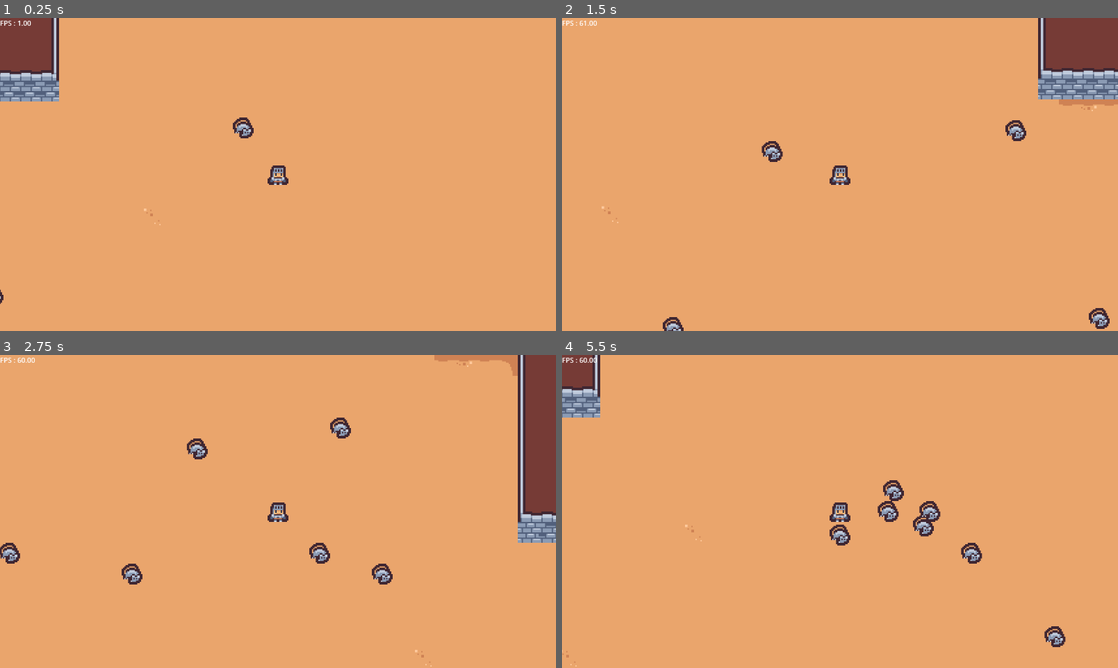
Above: before the commit, frames 1-4 (two rows, left to right).
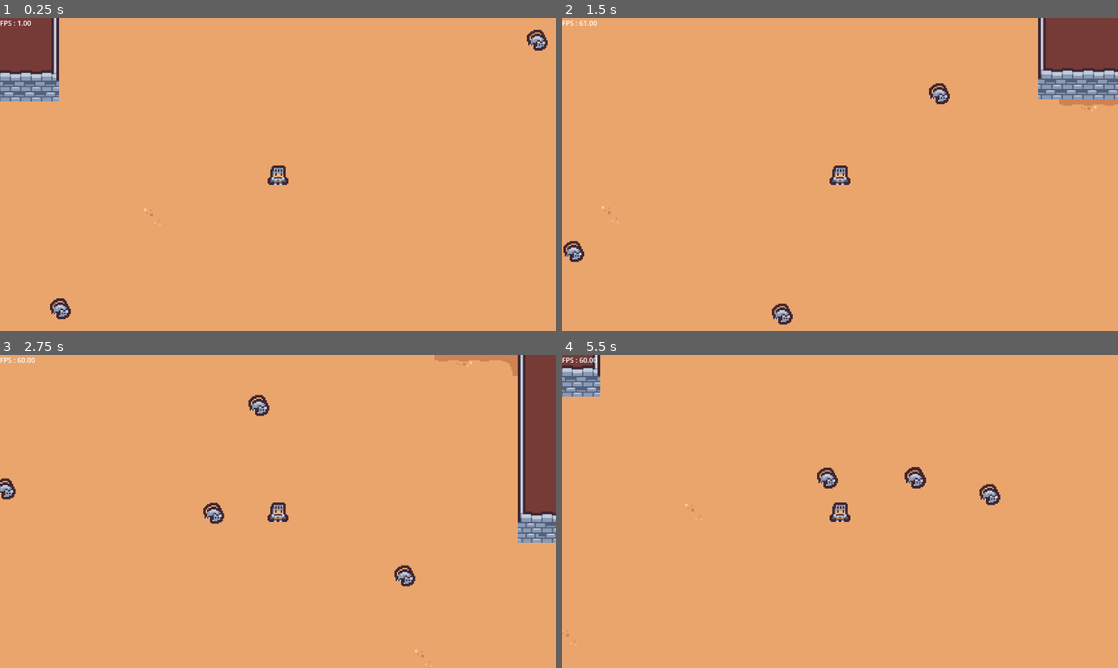
Above: after the commit, the same moments.

Repository: andarms/turn_base_tdb
Game: Godot game, scene res://main.tscn
Two runs of this game, one before a commit and one after it. Both use one fixed random seed, a clock stepped at 60 frames per second and the inputs below.
Inputs:
- Up to frame 1 (0.25 s): no input
- Up to frame 2 (1.5 s): hold Right (right) 0.53-1.28 s; hold Down (down) from 1.28 s (still down)
- Up to frame 3 (2.75 s): release Down (down) at 2.03 s; hold Right (right) from 2.03 s (still down)
- Up to frame 4 (5.5 s): release Right (right) at 2.78 s; hold Up (up) 2.78-3.53 s; hold Left (left) 3.53-5.03 s; hold Down (down) from 5.03 s (still down)

The runs differ from the first frame. In frame 1, 0.6% of the frame differs, in the area x 0-99%, y 3-97%; in frame 2, 1.3%; in frame 3, 1.8%; in frame 4, 2.9%, in the area x 0-91%, y 3-100%.

Commit message:
addeed in ai

Diff:
--- a/main.tscn
+++ b/main.tscn
@@ -20,39 +20,17 @@
 [node name="Camera2D" type="Camera2D" parent="Player"]
 zoom = Vector2(3, 3)
 
-[node name="Enemy" parent="." node_paths=PackedStringArray("map", "player") instance=ExtResource("4_aaqsi")]
-map = NodePath("../TileMap")
-player = NodePath("../Player")
+[node name="Enemy" parent="." instance=ExtResource("4_aaqsi")]
+position = Vector2(-136, 152)
 
-[node name="Enemy2" parent="." node_paths=PackedStringArray("map", "player") instance=ExtResource("4_aaqsi")]
-position = Vector2(336, 0)
-map = NodePath("../TileMap")
-player = NodePath("../Player")
+[node name="Enemy2" parent="." instance=ExtResource("4_aaqsi")]
+position = Vector2(120, 200)
 
-[node name="Enemy3" parent="." node_paths=PackedStringArray("map", "player") instance=ExtResource("4_aaqsi")]
-position = Vector2(-192, 128)
-map = NodePath("../TileMap")
-player = NodePath("../Player")
+[node name="Enemy3" parent="." instance=ExtResource("4_aaqsi")]
+position = Vector2(360, 248)
 
-[node name="Enemy4" parent="." node_paths=PackedStringArray("map", "player") instance=ExtResource("4_aaqsi")]
-position = Vector2(272, 208)
-map = NodePath("../TileMap")
-player = NodePath("../Player")
-
-[node name="Enemy5" parent="." node_paths=PackedStringArray("map", "player") instance=ExtResource("4_aaqsi")]
-position = Vector2(-16, 240)
-map = NodePath("../TileMap")
-player = NodePath("../Player")
-
-[node name="Enemy6" parent="." node_paths=PackedStringArray("map", "player") instance=ExtResource("4_aaqsi")]
-position = Vector2(400, 272)
-map = NodePath("../TileMap")
-player = NodePath("../Player")
-
-[node name="Enemy7" parent="." node_paths=PackedStringArray("map", "player") instance=ExtResource("4_aaqsi")]
-position = Vector2(400, 144)
-map = NodePath("../TileMap")
-player = NodePath("../Player")
+[node name="Enemy4" parent="." instance=ExtResource("4_aaqsi")]
+position = Vector2(248, -72)
 
 [node name="CanvasLayer" type="CanvasLayer" parent="."]
 
--- a/project.godot
+++ b/project.godot
@@ -15,6 +15,10 @@
 run/main_scene="res://main.tscn"
 config/features=PackedStringArray("4.2", "Forward Plus")
 config/icon="res://icon.svg"
+
+[autoload]
+
+WorldState="*res://src/managers/world_state.gd"
 
 [display]
 
--- /dev/null
+++ b/src/ai/actions/attack.gd
@@ -0,0 +1,41 @@
+class_name AttackAction extends Action
+
+@export var animation_player: AnimationPlayer
+@export var animation_name: String
+@export var body: CharacterBody2D
+
+var done = false
+
+
+func _ready() -> void:
+	animation_player.animation_finished.connect(on_animation_finished)
+
+
+func setup(_percents: Dictionary) -> void:
+	animation_player.play(animation_name)
+	done = false
+
+
+func validate_execution() -> bool:
+	return body.global_position.distance_to(WorldState.player_position) <= 16
+
+
+func validate_preconditions(_agent_state: Dictionary) -> bool:
+	return body.global_position.distance_to(WorldState.player_position) <= 16
+
+
+func execute(_delta: float) -> Status:
+	if done:
+		return Status.Succeeded
+	if body.global_position.distance_to(WorldState.player_position) >= 16:
+		return Status.Failed
+	return Status.Running
+
+
+func cleanup() -> void:
+	animation_player.stop()
+	done = false
+
+
+func on_animation_finished(_anim_name: String) -> void:
+	done = true
--- /dev/null
+++ b/src/ai/actions/move_to_tile.gd
@@ -0,0 +1,27 @@
+class_name MoveToTileAction extends Action
+
+@export var direction: Vector2
+@export var body: CharacterBody2D
+@export var speed: float = 50.0
+
+var target: Vector2
+
+
+func setup(_percents: Dictionary) -> void:
+	target = body.position + (direction * 16)
+
+
+func validate_execution() -> bool:
+	return true
+
+
+func validate_preconditions(_agent_state: Dictionary) -> bool:
+	return true
+
+
+func execute(delta: float) -> Status:
+	if body.position.distance_squared_to(target) < 0.5:
+		body.position = target
+		return Status.Succeeded
+	body.position = body.position.move_toward(target, speed * delta)
+	return Status.Running
--- /dev/null
+++ b/src/ai/actions/seek.gd
@@ -0,0 +1,37 @@
+class_name SeekAction extends CompundAction
+
+@export var body: CharacterBody2D
+
+var neighbors: Array[Vector2] = [
+	Vector2(0, 1),
+	Vector2(1, 0),
+	Vector2(0, -1),
+	Vector2(-1, 0),
+	Vector2(1, 1),
+	Vector2(-1, 1),
+	Vector2(1, -1),
+	Vector2(-1, -1),
+]
+
+
+func decompose(_agent_state: Dictionary) -> Array[Action]:
+	var m = MoveToTileAction.new()
+	m.direction = seek()
+	m.body = body
+	return [m]
+
+
+func seek():
+	var weights = neighbors.map(func(n): return heuristic(n))
+	weights.sort_custom(func(a, b): return a.weight < b.weight)
+	var best = weights[0]
+	return best.direction
+
+
+func heuristic(direction: Vector2):
+	var entity_pos = body.position + (direction * 16)
+	var w = (
+		abs(entity_pos.x - WorldState.player_position.x)
+		+ abs(entity_pos.y - WorldState.player_position.y)
+	)
+	return {"weight": w, "direction": direction}
--- /dev/null
+++ b/src/ai/core/nodes/action.gd
@@ -0,0 +1,16 @@
+@icon("../icons/action.png")
+class_name Action extends HTNP
+
+enum Status { Running, Failed, Succeeded }
+
+
+func setup(percents: Dictionary) -> void:
+	pass
+
+
+func execute(_delta: float) -> Status:
+	return Status.Running
+
+
+func cleanup() -> void:
+	pass
--- /dev/null
+++ b/src/ai/core/nodes/agent.gd
@@ -0,0 +1,42 @@
+@icon("../icons/brain.png")
+class_name Agent extends HTNP
+
+var percents: Dictionary = {Percents.FOOD_LOCATION: [Vector2i(20, 15)]}
+# Percents.TARGET: Vector2i(19, 3)
+@export var planner: Planner
+
+var plan: Array[Action] = []
+var current_action: Action = null
+
+
+func _process(delta: float) -> void:
+	if not current_action and plan.is_empty():
+		plan = get_new_plan()
+	if not current_action:
+		current_action = plan.pop_front()
+		current_action.setup(percents)
+	var valid = current_action.validate_preconditions(percents)
+	if not valid:
+		return
+	var status = current_action.execute(delta)
+	match status:
+		Action.Status.Failed:
+			current_action = null
+			plan = []
+		Action.Status.Succeeded:
+			current_action.cleanup()
+			current_action.apply_effects(percents)
+			current_action = null
+		_:
+			return
+
+
+## There are three conditions that will force the planner to find a new plan:
+## 1. The agent finishes or fails the current plan
+## 2. The agent does not have a plan
+## 3. The agent's percents changes via a sensor
+func get_new_plan() -> Array[Action]:
+	print("Creating new plan")
+	var new_plan = planner.decompose(percents.duplicate(true))
+	print("plan = ", new_plan)
+	return new_plan
--- /dev/null
+++ b/src/ai/core/nodes/compound_action.gd
@@ -0,0 +1,67 @@
+@icon("../icons/compound_action.png")
+class_name CompundAction extends HTNP
+
+enum COMPOUND_TYPE { Sequence, Selection }
+
+@export var type: COMPOUND_TYPE = COMPOUND_TYPE.Selection
+
+var _actions: Array[HTNP] = []
+
+
+func _ready() -> void:
+	var children = get_children().filter(func(child_action): return child_action is HTNP)
+	for child_action in children:
+		_actions.append(child_action)
+
+
+func decompose(agent_state: Dictionary) -> Array[Action]:
+	match type:
+		COMPOUND_TYPE.Selection:
+			return decompose_selection(agent_state)
+		COMPOUND_TYPE.Sequence:
+			return decompose_sequence(agent_state)
+		_:
+			return []
+
+
+func decompose_sequence(agent_state: Dictionary) -> Array[Action]:
+	var valid_actions: Array[Action] = []
+	for child_action in _actions:
+		if child_action is Action and validate_action(child_action, agent_state):
+			valid_actions.append(child_action)
+		else:
+			return []
+		if child_action is CompundAction:
+			valid_actions.append_array(child_action.decompose(agent_state))
+	return valid_actions
+
+
+func decompose_selection(agent_state: Dictionary) -> Array[Action]:
+	for child_action in _actions:
+		if child_action is Action and validate_action(child_action, agent_state):
+			return [child_action]
+		if child_action is CompundAction:
+			var result = child_action.decompose(agent_state.duplicate(true))
+			if not result.is_empty():
+				return result
+	return []
+
+
+func validate_action(action: Action, agent_state: Dictionary):
+	var valid = action.validate_execution() and action.validate_preconditions(agent_state)
+	print("validating %s %s" % [action, valid])
+	if valid:
+		action.apply_effects(agent_state)
+	return valid
+
+
+func validate(percents: Dictionary):
+	return self.validate_execution() and self.validate_preconditions(percents)
+
+
+func validate_execution() -> bool:
+	return true
+
+
+func validate_preconditions(_percents) -> bool:
+	return true
--- /dev/null
+++ b/src/ai/core/nodes/goal.gd
@@ -0,0 +1,7 @@
+class_name Goal extends CompundAction
+
+@export var curve: Curve
+
+
+func utility() -> float:
+	return 0
--- /dev/null
+++ b/src/ai/core/nodes/htnp.gd
@@ -0,0 +1,17 @@
+class_name HTNP extends Node
+
+
+## This method is called both in the planning phase and just before executing the action.
+func validate_execution() -> bool:
+	print("This method is meant to be overridden by subclasses")
+	return false
+
+
+func validate_preconditions(agent_state: Dictionary) -> bool:
+	print("This method is meant to be overridden by subclasses")
+	return false
+
+
+func apply_effects(agent_state: Dictionary) -> void:
+	print("This method is meant to be overridden by subclasses")
+	pass
--- /dev/null
+++ b/src/ai/core/nodes/planner.gd
@@ -0,0 +1,4 @@
+@icon("../icons/planner.png")
+class_name Planner extends CompundAction
+
+var percents: Dictionary = {}
--- /dev/null
+++ b/src/ai/core/nodes/sensor.gd
@@ -0,0 +1,7 @@
+class_name Sensor extends Area2D
+
+@export var agent: Agent
+
+
+func _ready() -> void:
+	agent.percents[Percents.TARGET] = Vector2i(0, 0)
--- /dev/null
+++ b/src/ai/core/percents.gd
@@ -0,0 +1,9 @@
+class_name Percents extends Node
+
+## General Percents
+const TARGET = "TARGET"
+
+## Zombie Percents
+
+## Suvivor Percents
+const FOOD_LOCATION = "FOOD_LOCATION"
--- a/src/entities/enemies/enemy.gd
+++ b/src/entities/enemies/enemy.gd
@@ -8,7 +8,7 @@
 var grid: AStarGrid2D
 var is_moving: bool = false
 var target_position: Vector2
-var speed: float = 60
+var speed: float = 30
 var path: Array[Vector2i] = []
 
 
--- a/src/entities/enemies/enemy.tscn
+++ b/src/entities/enemies/enemy.tscn
@@ -1,13 +1,117 @@
-[gd_scene load_steps=4 format=3 uid="uid://do0d53gt66oah"]
+[gd_scene load_steps=10 format=3 uid="uid://do0d53gt66oah"]
 
-[ext_resource type="Script" path="res://src/entities/enemies/enemy.gd" id="1_d8g64"]
 [ext_resource type="Texture2D" uid="uid://cvq2ojfmxa1l7" path="res://assets/tiles/tilematiny_dungeon.png" id="2_g433o"]
+[ext_resource type="Script" path="res://src/ai/core/nodes/agent.gd" id="2_taxf6"]
+[ext_resource type="Script" path="res://src/ai/core/nodes/planner.gd" id="3_6kdgm"]
+[ext_resource type="Script" path="res://src/ai/actions/attack.gd" id="4_qvldq"]
+[ext_resource type="Script" path="res://src/ai/actions/seek.gd" id="5_6mq2c"]
 
 [sub_resource type="RectangleShape2D" id="RectangleShape2D_w0iwi"]
 size = Vector2(16, 16)
 
+[sub_resource type="Animation" id="Animation_tibgg"]
+length = 0.001
+tracks/0/type = "bezier"
+tracks/0/imported = false
+tracks/0/enabled = true
+tracks/0/path = NodePath("Sprite2D:position:x")
+tracks/0/interp = 1
+tracks/0/loop_wrap = true
+tracks/0/keys = {
+"handle_modes": PackedInt32Array(0),
+"points": PackedFloat32Array(0, -0.25, 0, 0.25, 0),
+"times": PackedFloat32Array(0)
+}
+tracks/1/type = "bezier"
+tracks/1/imported = false
+tracks/1/enabled = true
+tracks/1/path = NodePath("Sprite2D:position:y")
+tracks/1/interp = 1
+tracks/1/loop_wrap = true
+tracks/1/keys = {
+"handle_modes": PackedInt32Array(0),
+"points": PackedFloat32Array(0, -0.25, 0, 0.25, 0),
+"times": PackedFloat32Array(0)
+}
+tracks/2/type = "bezier"
+tracks/2/imported = false
+tracks/2/enabled = true
+tracks/2/path = NodePath("Sprite2D:scale:x")
+tracks/2/interp = 1
+tracks/2/loop_wrap = true
+tracks/2/keys = {
+"handle_modes": PackedInt32Array(0),
+"points": PackedFloat32Array(1, -0.25, 0, 0.25, 0),
+"times": PackedFloat32Array(0)
+}
+tracks/3/type = "bezier"
+tracks/3/imported = false
+tracks/3/enabled = true
+tracks/3/path = NodePath("Sprite2D:scale:y")
+tracks/3/interp = 1
+tracks/3/loop_wrap = true
+tracks/3/keys = {
+"handle_modes": PackedInt32Array(0),
+"points": PackedFloat32Array(1, -0.25, 0, 0.25, 0),
+"times": PackedFloat32Array(0)
+}
+
+[sub_resource type="Animation" id="Animation_5javt"]
+resource_name = "attack"
+length = 0.25
+step = 0.01
+tracks/0/type = "bezier"
+tracks/0/imported = false
+tracks/0/enabled = true
+tracks/0/path = NodePath("Sprite2D:position:x")
+tracks/0/interp = 1
+tracks/0/loop_wrap = true
+tracks/0/keys = {
+"handle_modes": PackedInt32Array(0, 0, 0, 0),
+"points": PackedFloat32Array(0, -0.25, 0, 0.25, 0, 0, -0.25, 0, 0.25, 0, 0, -0.25, 0, 0.25, 0, 0, -0.25, 0, 0.25, 0),
+"times": PackedFloat32Array(0, 0.02, 0.21, 0.25)
+}
+tracks/1/type = "bezier"
+tracks/1/imported = false
+tracks/1/enabled = true
+tracks/1/path = NodePath("Sprite2D:position:y")
+tracks/1/interp = 1
+tracks/1/loop_wrap = true
+tracks/1/keys = {
+"handle_modes": PackedInt32Array(0, 0, 0, 0),
+"points": PackedFloat32Array(0, -0.25, 0, 0.25, 0, -6, -0.25, 0, 0.25, 0, 4, -0.25, 0, 0.25, 0, 0, -0.25, 0, 0.25, 0),
+"times": PackedFloat32Array(0, 0.02, 0.21, 0.25)
+}
+tracks/2/type = "bezier"
+tracks/2/imported = false
+tracks/2/enabled = true
+tracks/2/path = NodePath("Sprite2D:scale:x")
+tracks/2/interp = 1
+tracks/2/loop_wrap = true
+tracks/2/keys = {
+"handle_modes": PackedInt32Array(0, 0, 0, 0),
+"points": PackedFloat32Array(1, -0.25, 0, 0.25, 0, 0.732962, -0.25, 0, 0.25, 0, 1.1, -0.25, 0, 0.25, 0, 1, -0.25, 0, 0.25, 0),
+"times": PackedFloat32Array(0, 0.02, 0.21, 0.25)
+}
+tracks/3/type = "bezier"
+tracks/3/imported = false
+tracks/3/enabled = true
+tracks/3/path = NodePath("Sprite2D:scale:y")
+tracks/3/interp = 1
+tracks/3/loop_wrap = true
+tracks/3/keys = {
+"handle_modes": PackedInt32Array(0, 0, 0, 0),
+"points": PackedFloat32Array(1, -0.25, 0, 0.25, 0, 0.769039, -0.25, 0, 0.25, 0, 1.1, -0.25, 0, 0.25, 0, 1, -0.25, 0, 0.25, 0),
+"times": PackedFloat32Array(0, 0.02, 0.21, 0.25)
+}
+
+[sub_resource type="AnimationLibrary" id="AnimationLibrary_idqwp"]
+_data = {
+"RESET": SubResource("Animation_tibgg"),
+"attack": SubResource("Animation_5javt")
+}
+
 [node name="Enemy" type="CharacterBody2D" groups=["enemies"]]
-script = ExtResource("1_d8g64")
 
 [node name="Sprite2D" type="Sprite2D" parent="."]
 texture = ExtResource("2_g433o")
@@ -19,3 +123,25 @@
 
 [node name="RayCast2D" type="RayCast2D" parent="."]
 target_position = Vector2(0, 16)
+
+[node name="AnimationPlayer" type="AnimationPlayer" parent="."]
+libraries = {
+"": SubResource("AnimationLibrary_idqwp")
+}
+
+[node name="Agent" type="Node" parent="." node_paths=PackedStringArray("planner")]
+script = ExtResource("2_taxf6")
+planner = NodePath("../Planner")
+
+[node name="Planner" type="Node" parent="."]
+script = ExtResource("3_6kdgm")
+
+[node name="AttackAction" type="Node" parent="Planner" node_paths=PackedStringArray("animation_player", "body")]
+script = ExtResource("4_qvldq")
+animation_player = NodePath("../../AnimationPlayer")
+animation_name = "attack"
+body = NodePath("../..")
+
+[node name="SeekAction" type="Node" parent="Planner" node_paths=PackedStringArray("body")]
+script = ExtResource("5_6mq2c")
+body = NodePath("../..")
--- a/src/entities/player/player_movement.gd
+++ b/src/entities/player/player_movement.gd
@@ -30,6 +30,7 @@
 	var distance: float = body.global_position.distance_to(target_position)
 	if distance < 1:
 		body.global_position = target_position
+		WorldState.player_position = body.position
 		is_moving = false
 		return
 
--- /dev/null
+++ b/src/managers/turn_manager.gd
@@ -0,0 +1 @@
+extends Node
--- /dev/null
+++ b/src/managers/world_state.gd
@@ -0,0 +1,3 @@
+extends Node
+
+var player_position: Vector2
Binary file added: src/ai/core/icons/action.png
Not shown, added: src/ai/core/icons/action.png.import
Binary file added: src/ai/core/icons/brain.png
Not shown, added: src/ai/core/icons/brain.png.import
Binary file added: src/ai/core/icons/compound_action.png
Not shown, added: src/ai/core/icons/compound_action.png.import
Binary file added: src/ai/core/icons/ear.png
Not shown, added: src/ai/core/icons/ear.png.import
Binary file added: src/ai/core/icons/planner.png
Not shown, added: src/ai/core/icons/planner.png.import
